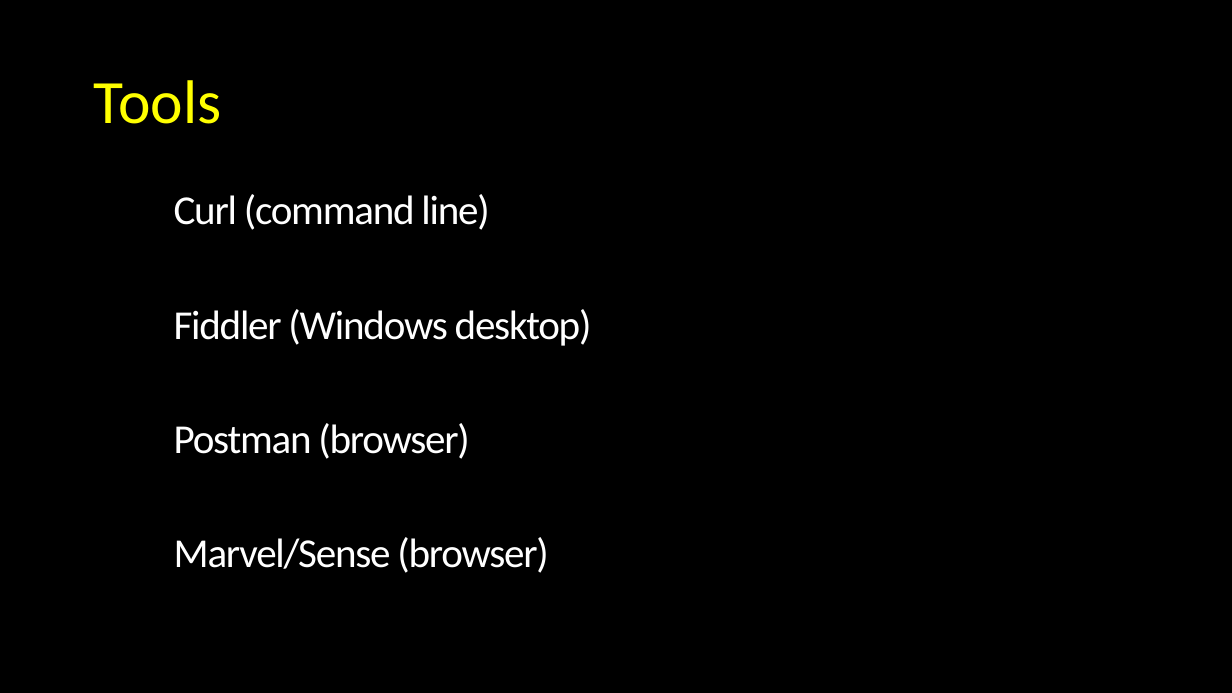
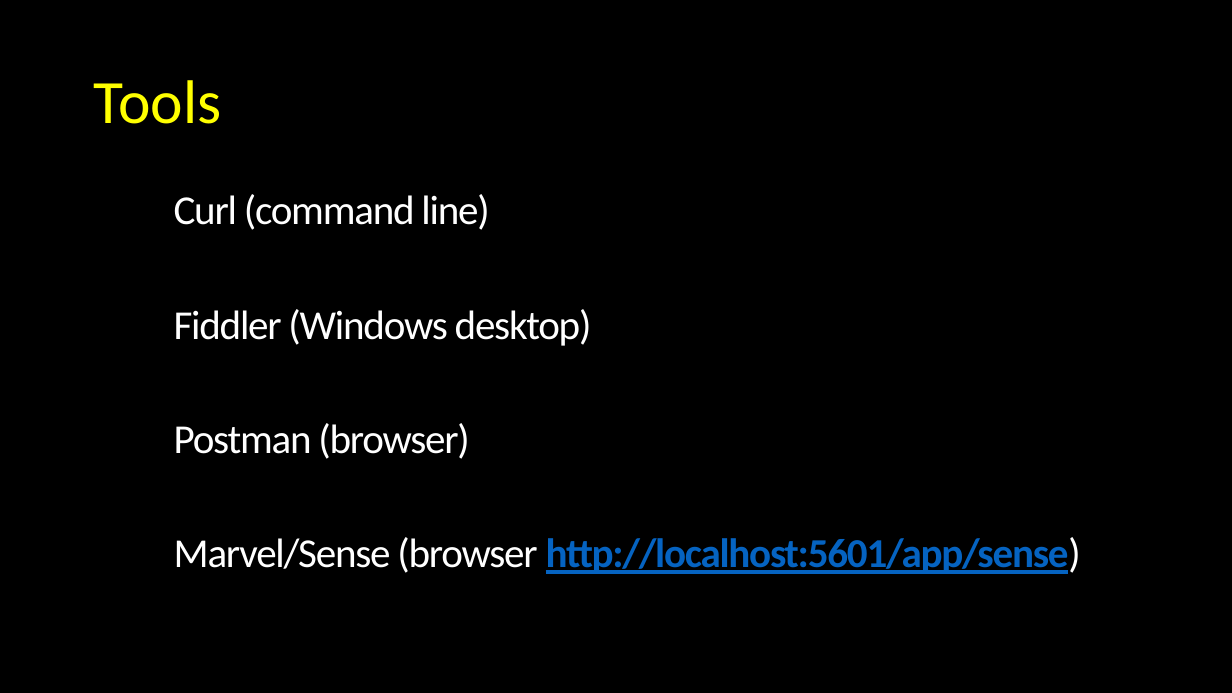
Before and after one commit to davidjeet/Elasticsearch-for-developers-Prarie-Developer-Conference, a slide deck: slide 21 of Elasticsearch - April 2016.pptx. Drawn at 1232x693 pixels with LibreOffice and Linux fonts; fonts in the diff are those of the drawing; background and template pictures are left out. Boxes give left, top, right and bottom in pixels: in the first picture for what was removed or moved away, otherwise in the second. Text is boxed around its words. In the diff, an @@ line names an element or a change of style, - is before the commit and + after.

Commit message:
Updated presentation, updated mappings for IMDB database

```diff
--- a/Elasticsearch - April 2016.pptx
+++ b/Elasticsearch - April 2016.pptx
@@ text at (174,537,1081,574): text changed; text colour #FFFFFF to #0563C1; bold on @@
-Marvel/Sense (browser)
+Marvel/Sense (browser http://localhost:5601/app/sense)
```
Also in this commit, not shown: 5 other files.
